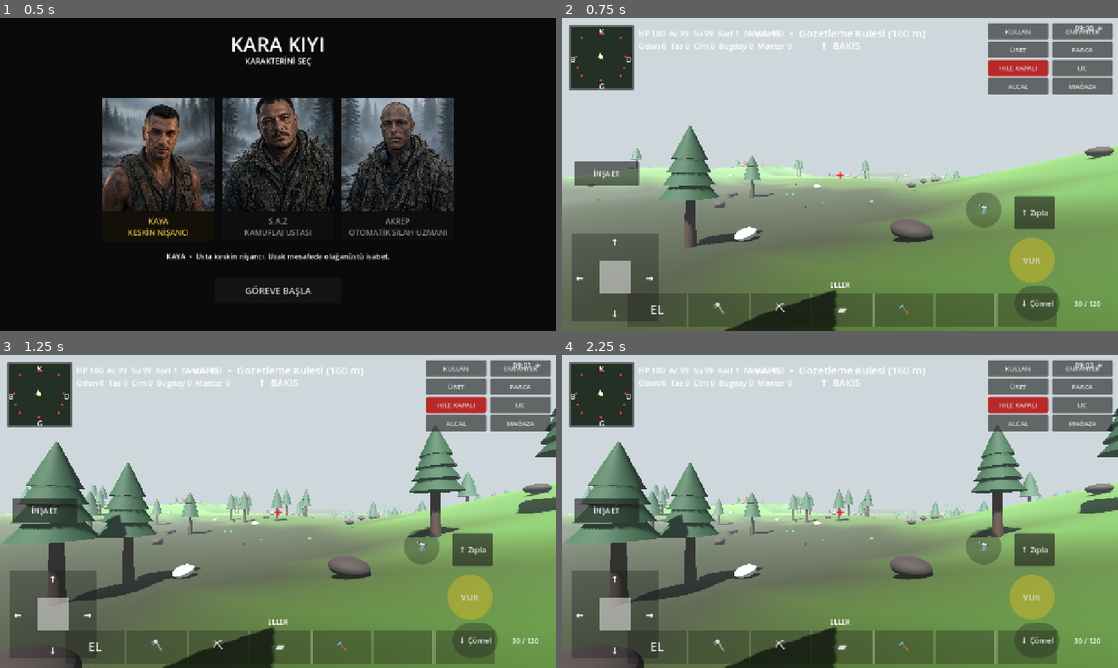
Above: before the commit, frames 1-4 (two rows, left to right).
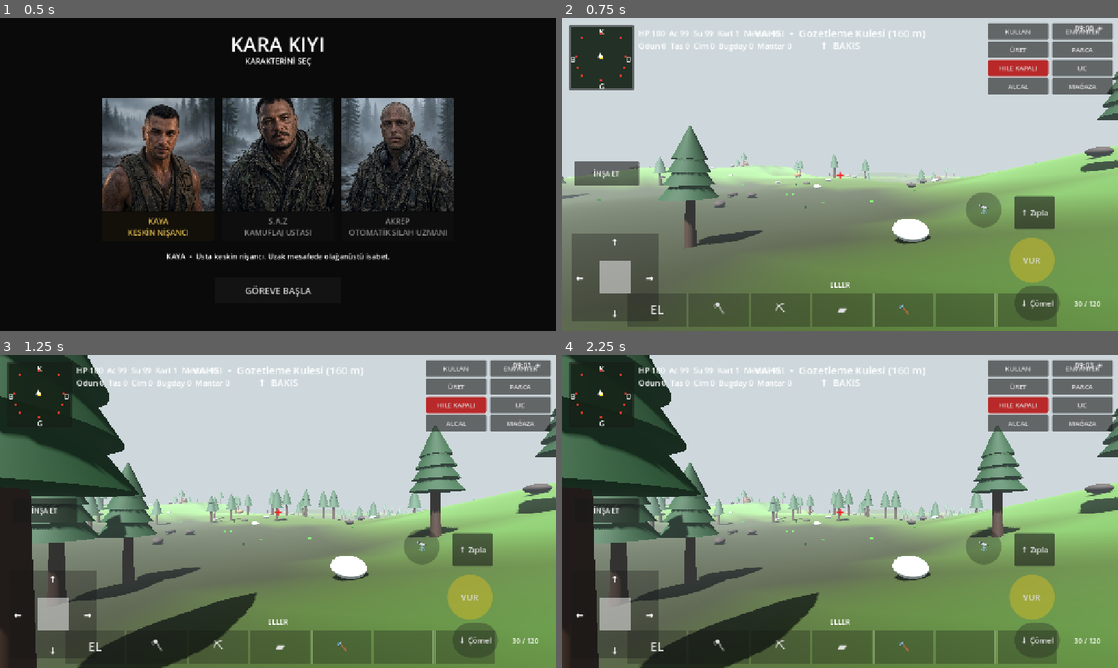
Above: after the commit, the same moments.

Repository: cantrsx-blip/GrayCardWars
Game: Godot game, scene res://scenes/Intro.tscn
Same seed, same stepped clock (60 frames per second), same inputs: the game is played once before the commit and once after it.
Inputs:
- Up to frame 1 (0.5 s): no input
- Up to frame 2 (0.75 s): click "GÖREVE BAŞLA" at 0.5 s
- Up to frame 3 (1.25 s): no input
- Up to frame 4 (2.25 s): click "ENVANTER" at 1.25 s; click "✕" at 2 s

Frame 1 is identical in both runs. In frame 2, 3.1% of the frame differs, in the area x 0-100%, y 17-100%; in frame 3, 17%, in the area x 0-100%, y 0-100%; in frame 4, 17%.

Commit message:
Add wolves boars deer and shared animal avoidance

Diff:
--- a/scripts/main.gd
+++ b/scripts/main.gd
@@ -117,6 +117,7 @@
 var cheat_label: Label
 var cheat_button: Button
 var bears: Array[Node3D] = []
+var wildlife: Array[Node3D] = []
 var meteor_nodes: Array[Node3D] = []
 var creative_panel: Control
 var cheat_mode := false
@@ -235,6 +236,8 @@
 	_spawn_bears()
 	await get_tree().process_frame
 	_build_trees_staged()
+	await get_tree().process_frame
+	_spawn_wildlife()
 	await get_tree().process_frame
 	_build_hills_and_pits()
 	_build_pois()
@@ -636,7 +639,7 @@
 	return false
 
 func _bear_too_close_to_other(bear:Node3D,pos:Vector3,min_distance:float) -> bool:
-	for other in bears:
+	for other in bears+wildlife:
 		if other==bear or not is_instance_valid(other): continue
 		if Vector2(pos.x-other.global_position.x,pos.z-other.global_position.z).length()<min_distance:
 			return true
@@ -664,7 +667,7 @@
 func _bear_avoidance_direction(bear:Node3D,move_dir:Vector3) -> Vector3:
 	var nearest:Node3D=null
 	var nearest_distance=INF
-	for other in bears:
+	for other in bears+wildlife:
 		if other==bear or not is_instance_valid(other): continue
 		var offset=other.global_position-bear.global_position
 		var distance=Vector2(offset.x,offset.z).length()
@@ -774,6 +777,216 @@
 		bear.position+=Vector3(dir.x,0.0,dir.z)*3.4*delta
 		bear.position.y=height_at(bear.position.x,bear.position.z)
 		_bear_set_body_height(bear,true)
+func _spawn_wildlife() -> void:
+	for i in 10:
+		_spawn_wild_animal("KURT","stone",0.58,3.8)
+	for i in 10:
+		_spawn_wild_animal("DOMUZ","wood",0.58,3.0)
+	for i in 15:
+		_spawn_wild_animal("GEYIK","wood",0.675,4.0)
+
+func _spawn_wild_animal(kind:String,target_loot:String,visual_scale:float,speed:float) -> void:
+	var pos=Vector3.ZERO
+	var best_gap=-1.0
+	for attempt in 70:
+		var p=_rand_map_point(MAP_HALF-16)
+		var candidate=Vector3(p.x,height_at(p.x,p.z),p.z)
+		if _bear_point_blocked(candidate,4.0): continue
+		var gap=INF
+		for other in bears+wildlife:
+			if not is_instance_valid(other): continue
+			gap=minf(gap,Vector2(candidate.x-other.global_position.x,candidate.z-other.global_position.z).length())
+		if bears.is_empty() and wildlife.is_empty(): gap=9999.0
+		if gap>best_gap:
+			best_gap=gap
+			pos=candidate
+		if gap>=18.0: break
+	var animal=CharacterBody3D.new()
+	animal.name="%s_%d" % [kind,wildlife.size()]
+	animal.position=pos
+	animal.collision_layer=0
+	animal.collision_mask=0
+	animal.set_meta("animal_kind",kind)
+	animal.set_meta("target_loot",target_loot)
+	animal.set_meta("speed",speed)
+	animal.set_meta("target_id",-1)
+	animal.set_meta("avoiding",false)
+	add_child(animal)
+	var cs=CollisionShape3D.new()
+	var shape=CapsuleShape3D.new()
+	shape.radius=0.30
+	shape.height=1.1
+	cs.shape=shape
+	cs.position.y=0.55
+	animal.add_child(cs)
+	_make_wild_animal_visual(animal,kind,visual_scale)
+	wildlife.append(animal)
+	_wildlife_choose_target(animal)
+
+func _make_wild_animal_visual(parent:Node3D,kind:String,visual_scale:float) -> void:
+	var visual=Node3D.new()
+	visual.name="AnimalVisual"
+	visual.scale=Vector3.ONE*visual_scale
+	parent.add_child(visual)
+	var main_color=Color(.42,.38,.32)
+	var dark_color=Color(.18,.16,.14)
+	if kind=="DOMUZ":
+		main_color=Color(.30,.20,.16)
+	elif kind=="GEYIK":
+		main_color=Color(.48,.30,.14)
+	var mat=_simple_mat(main_color)
+	var dark=_simple_mat(dark_color)
+	var body=MeshInstance3D.new()
+	body.name="Body"
+	var bm=SphereMesh.new()
+	bm.radius=1.45
+	bm.height=2.6
+	body.mesh=bm
+	body.scale=Vector3(1.0,.72,1.45)
+	body.position=Vector3(0,1.45,0)
+	body.material_override=mat
+	visual.add_child(body)
+	var head=MeshInstance3D.new()
+	var hm=SphereMesh.new()
+	hm.radius=.68
+	hm.height=1.2
+	head.mesh=hm
+	head.position=Vector3(0,1.95,-1.55)
+	head.material_override=mat
+	visual.add_child(head)
+	var snout=MeshInstance3D.new()
+	var sm=SphereMesh.new()
+	sm.radius=.34
+	sm.height=.58
+	snout.mesh=sm
+	snout.scale=Vector3(1.0,.7,1.25)
+	snout.position=Vector3(0,1.78,-2.12)
+	snout.material_override=dark
+	visual.add_child(snout)
+	for x in [-.62,.62]:
+		for z in [-.68,.72]:
+			var leg=MeshInstance3D.new()
+			var lm=CylinderMesh.new()
+			lm.top_radius=.20
+			lm.bottom_radius=.23
+			lm.height=1.25
+			leg.mesh=lm
+			leg.position=Vector3(x,.62,z)
+			leg.material_override=dark
+			visual.add_child(leg)
+	if kind=="GEYIK":
+		for x in [-.32,.32]:
+			var antler=MeshInstance3D.new()
+			var am=CylinderMesh.new()
+			am.top_radius=.05
+			am.bottom_radius=.08
+			am.height=.85
+			antler.mesh=am
+			antler.position=Vector3(x,2.72,-1.55)
+			antler.rotation_degrees.z=18.0 if x<0 else -18.0
+			antler.material_override=dark
+			visual.add_child(antler)
+
+func _wildlife_target_reserved(node:Node3D,requesting:Node3D) -> bool:
+	var id=node.get_instance_id()
+	for other in wildlife:
+		if other==requesting or not is_instance_valid(other): continue
+		if int(other.get_meta("target_id",-1))==id: return true
+	return false
+
+func _wildlife_choose_target(animal:Node3D) -> void:
+	var wanted=str(animal.get_meta("target_loot",""))
+	var best:Node3D=null
+	var best_distance=INF
+	for child in get_children():
+		if not child is Node3D: continue
+		if str(child.get_meta("loot",""))!=wanted: continue
+		var node=child as Node3D
+		if _wildlife_target_reserved(node,animal): continue
+		var d=Vector2(animal.global_position.x-node.global_position.x,animal.global_position.z-node.global_position.z).length_squared()
+		if d<best_distance:
+			best_distance=d
+			best=node
+	if best:
+		animal.set_meta("target_id",best.get_instance_id())
+		animal.set_meta("target_pos",best.global_position)
+
+func _all_animal_avoidance(animal:Node3D,move_dir:Vector3) -> Vector3:
+	var nearest:Node3D=null
+	var nearest_distance=INF
+	for other in bears+wildlife:
+		if other==animal or not is_instance_valid(other): continue
+		var d=Vector2(animal.global_position.x-other.global_position.x,animal.global_position.z-other.global_position.z).length()
+		if d<20.0 and d<nearest_distance:
+			nearest=other
+			nearest_distance=d
+	if nearest==null: return Vector3.ZERO
+	var left=Vector3(-move_dir.z,0.0,move_dir.x)
+	var right=-left
+	var left_pos=animal.position+left*14.0
+	var right_pos=animal.position+right*14.0
+	left_pos.y=height_at(left_pos.x,left_pos.z)
+	right_pos.y=height_at(right_pos.x,right_pos.z)
+	var left_gap=Vector2(left_pos.x-nearest.global_position.x,left_pos.z-nearest.global_position.z).length()
+	var right_gap=Vector2(right_pos.x-nearest.global_position.x,right_pos.z-nearest.global_position.z).length()
+	if not _bear_point_blocked(left_pos,2.2) and left_gap>=right_gap: return left
+	if not _bear_point_blocked(right_pos,2.2): return right
+	if not _bear_point_blocked(left_pos,2.2): return left
+	return -move_dir
+
+func _update_wildlife(delta:float) -> void:
+	for animal in wildlife:
+		if not is_instance_valid(animal): continue
+		if bool(animal.get_meta("avoiding",false)):
+			var avoid_target=animal.get_meta("avoid_target",animal.position) as Vector3
+			var ad=avoid_target-animal.position
+			ad.y=0.0
+			if ad.length()<1.2:
+				animal.set_meta("avoiding",false)
+				_wildlife_choose_target(animal)
+				continue
+			ad=ad.normalized()
+			var ap=animal.position+ad*float(animal.get_meta("speed",3.0))*delta
+			ap.y=height_at(ap.x,ap.z)
+			if _bear_point_blocked(ap,2.2):
+				animal.set_meta("avoiding",false)
+				continue
+			animal.rotation.y=atan2(-ad.x,-ad.z)
+			animal.position=ap
+			continue
+		var target_pos=animal.get_meta("target_pos",animal.position) as Vector3
+		var dir=target_pos-animal.position
+		dir.y=0.0
+		if dir.length()<2.3:
+			_wildlife_choose_target(animal)
+			continue
+		dir=dir.normalized()
+		var avoid=_all_animal_avoidance(animal,dir)
+		if avoid.length_squared()>0.01:
+			var avoid_target=animal.position+avoid.normalized()*randf_range(12.0,18.0)
+			avoid_target.x=clampf(avoid_target.x,-MAP_HALF+10.0,MAP_HALF-10.0)
+			avoid_target.z=clampf(avoid_target.z,-MAP_HALF+10.0,MAP_HALF-10.0)
+			avoid_target.y=height_at(avoid_target.x,avoid_target.z)
+			animal.set_meta("avoiding",true)
+			animal.set_meta("avoid_target",avoid_target)
+			continue
+		var next_pos=animal.position+dir*float(animal.get_meta("speed",3.0))*delta
+		next_pos.y=height_at(next_pos.x,next_pos.z)
+		if _bear_point_blocked(next_pos,2.2):
+			var side=Vector3(-dir.z,0.0,dir.x)
+			var side_pos=animal.position+side*3.0
+			side_pos.y=height_at(side_pos.x,side_pos.z)
+			if _bear_point_blocked(side_pos,2.2):
+				side=-side
+			dir=side
+		animal.rotation.y=atan2(-dir.x,-dir.z)
+		animal.position+=dir*float(animal.get_meta("speed",3.0))*delta
+		animal.position.y=height_at(animal.position.x,animal.position.z)
+		var visual=animal.get_node_or_null("AnimalVisual")
+		if visual:
+			var body=visual.get_node_or_null("Body")
+			if body: body.position.y=1.45+sin(Time.get_ticks_msec()*0.012)*0.05
+
 func _build_trees_staged() -> void:
 	for i in (80 if OS.has_feature("mobile") else 330):
 		var p = _rand_map_point(MAP_HALF - 12)
@@ -1092,6 +1305,7 @@
 	if player == null or camera == null or hud == null or zone_label == null:
 		return
 	_update_bears(delta)
+	_update_wildlife(delta)
 	if _panel_open():
 		move_touch=Vector2.ZERO
 		player.velocity.x=0.0
